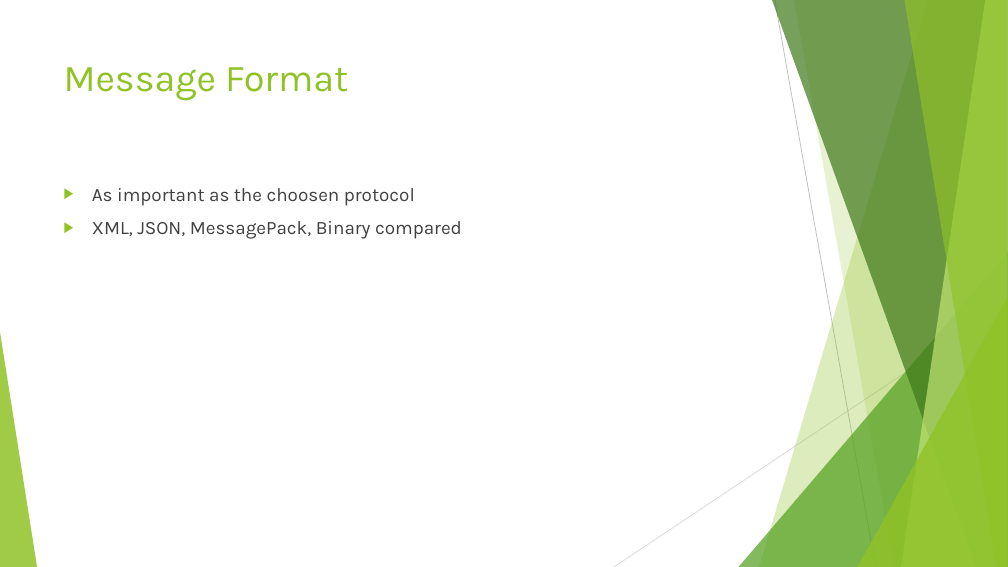
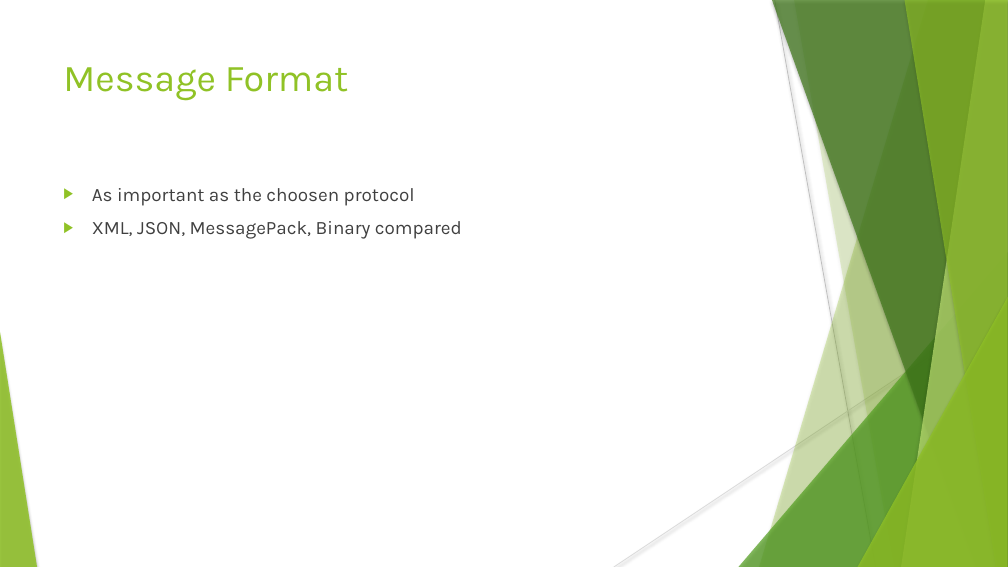
Before and after one commit to simonfink/ma, a slide deck: slide 10 of IoT_Protocols.pptx. Drawn at 1008x567 pixels with LibreOffice and Linux fonts; fonts in the diff are those of the drawing. Boxes give left, top, right and bottom in pixels: in the first picture for what was removed or moved away, otherwise in the second. Text is boxed around its words. In the diff, an @@ line names an element or a change of style, - is before the commit and + after.

```diff
--- a/IoT_Protocols.pptx
+++ b/IoT_Protocols.pptx
@@ line (775, 0) - (876, 567): stroke #BFBFBF 0.75 pt to #BFBFBF 0.74 pt @@
@@ freeform shape at <box>794,0,1008,567</box>: shadow on; outline redrawn @@
@@ text "As important as the choosen ..." at <box>92,188,462,239</box>: indent changed @@
@@ shadow on in 6 elements at <box>759,0,1008,567</box>, <box>739,252,1008,567</box>, <box>772,0,1008,567</box>, <box>901,0,1008,567</box>, <box>904,0,1008,567</box>, <box>858,297,1008,567</box> @@
@@ line (1008, 305) - (614, 567): stroke #D9D9D9 0.75 pt to #D9D9D9 0.74 pt @@
```
Also in this commit, not shown: 11 other slides changed, 10 other files.
